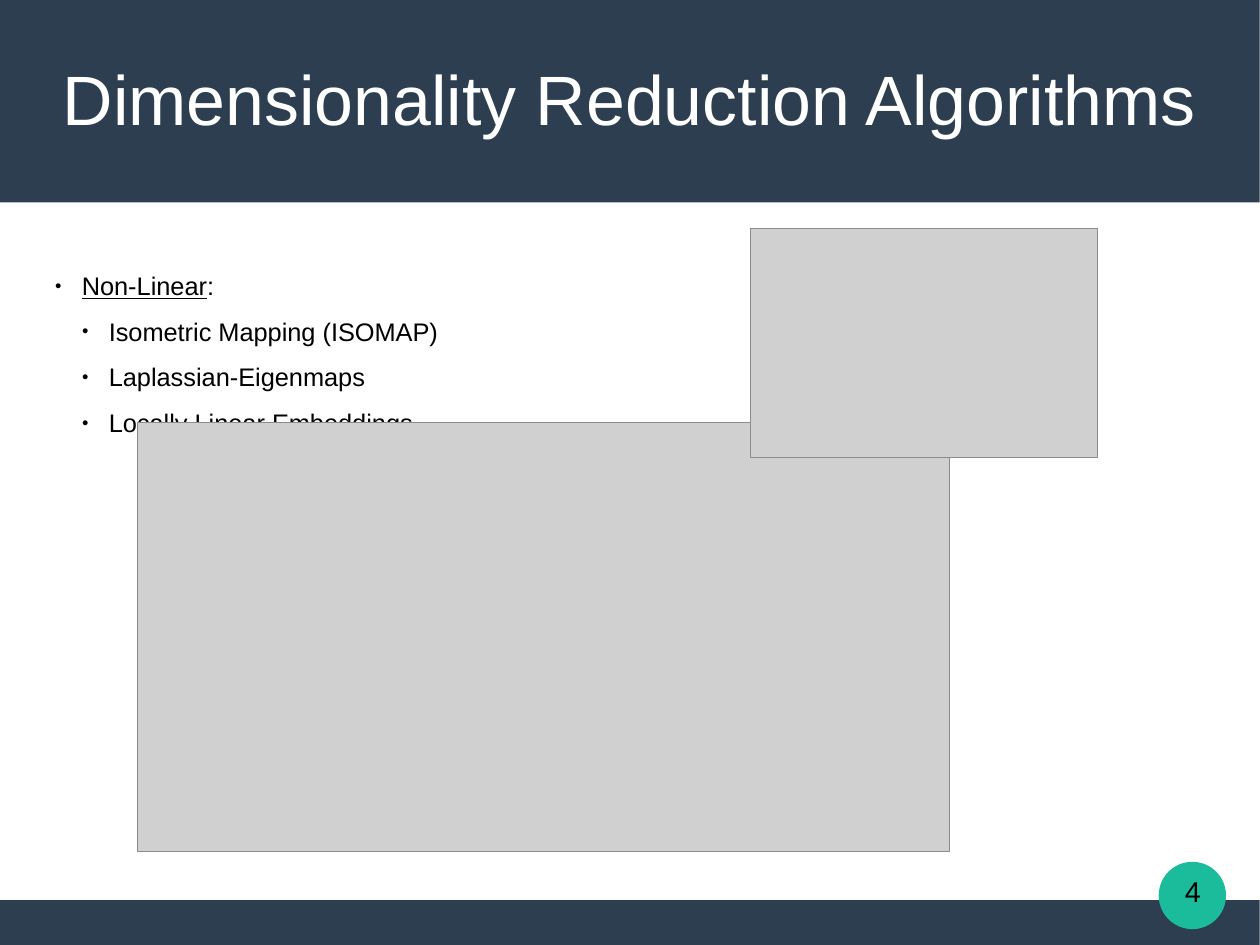
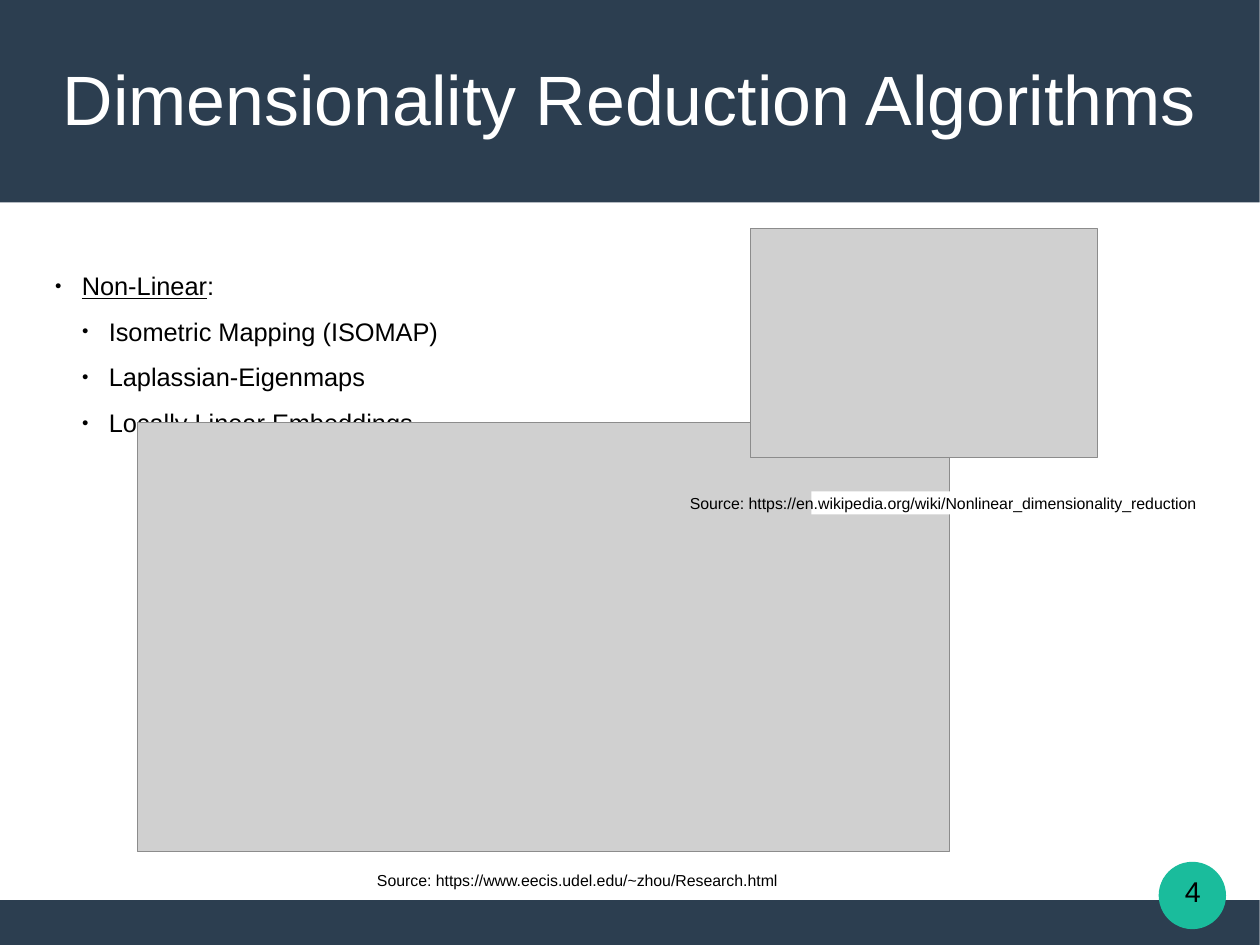
Before and after one commit to Katsileros/Dimensionality_Reduction, a slide deck: slide 4 of Diploma-Thesis-LaTeX/presentation/Locally_Linear_Embeddings_in_Pattern_Recognition.odp. Drawn at 1260x945 pixels with LibreOffice and Linux fonts; fonts in the diff are those of the drawing; grey boxes stand for pictures. Boxes give left, top, right and bottom in pixels: in the first picture for what was removed or moved away, otherwise in the second. Text is boxed around its words. In the diff, an @@ line names an element or a change of style, - is before the commit and + after.

Commit message:
Present. add sources

```diff
--- a/Diploma-Thesis-LaTeX/presentation/Locally_Linear_Embeddings_in_Pattern_Recognition.odp
+++ b/Diploma-Thesis-LaTeX/presentation/Locally_Linear_Embeddings_in_Pattern_Recognition.odp
@@ rectangle added at [812,492,1075,515], fill #FFFFFF, 10 pt, text #000000 @@
+Source: https://en.wikipedia.org/wiki/Nonlinear_dimensionality_reduction
@@ text added at [377,874,778,890], 10 pt, text #000000 @@
+Source: https://www.eecis.udel.edu/~zhou/Research.html
```
Also in this commit, not shown: 2 other slides changed, 1 other file.
